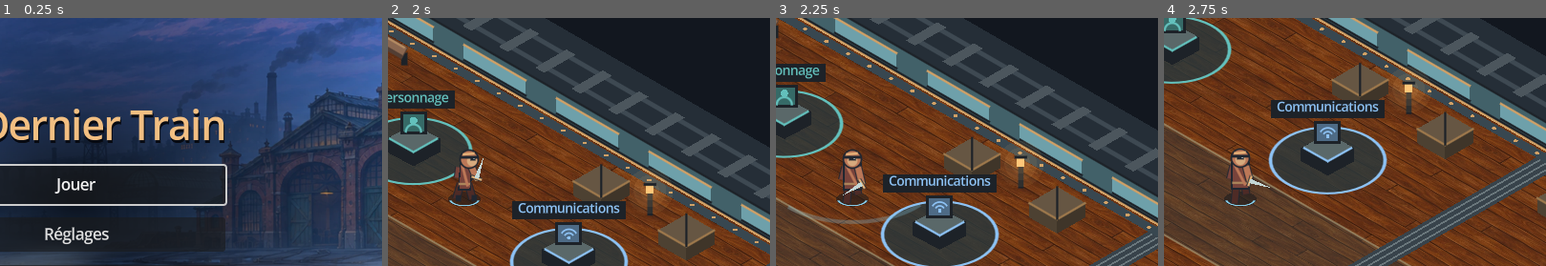
Above: before the commit, frames 1-4 (left to right).
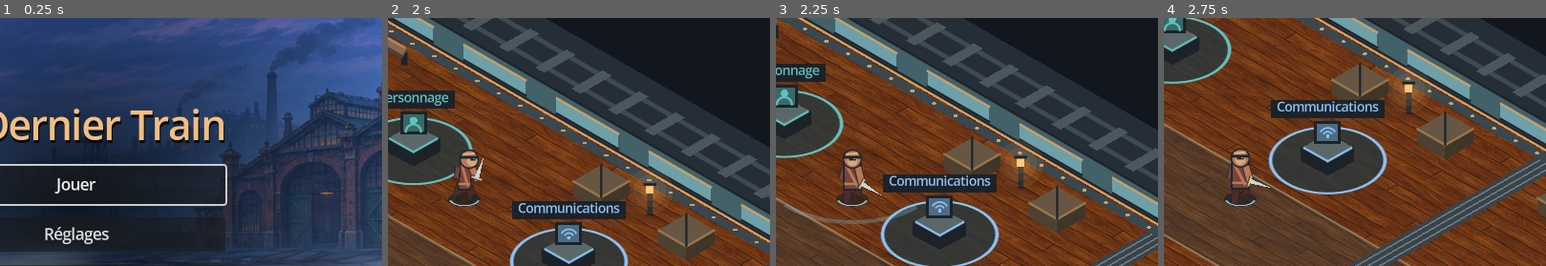
Above: after the commit, the same moments.

Repository: NicolasFerec/le-dernier-train
Game: Godot game, scene res://ui/main_menu.tscn
Same seed, same stepped clock (60 frames per second), same inputs: the game is played once before the commit and once after it. Sound files missing from this copy of the repository are replaced by a short silence.
Inputs (mouse positions are % of the whole screen's width and height, from its top left):
- Up to frame 1 (0.25 s): no input
- Up to frame 2 (2 s): click "Jouer" at 0.5 s; tap Enter (ui_accept) at 1.25, 1.52 s; move the mouse to (72, 45) at 1.27 s; hold D (move_right) from 1.28 s (still down); hold J (attack) from 1.28 s (still down); click (72, 45) at 1.42 s; tap K (heavy_attack) at 1.55 s
- Up to frame 3 (2.25 s): move the mouse to (30, 55) at 2.02 s; release D (move_right) at 2.03 s; release J (attack) at 2.03 s; hold S (move_down) from 2.03 s (still down); tap K (heavy_attack) at 2.1 s
- Up to frame 4 (2.75 s): keep holding S (move_down); tap Enter (ui_accept) at 2.27 s; tap J (attack) at 2.3 s
The pictures show only the part of the screen within x 40-90%, y 13-63%; the shares and areas given below are measured in that part.

Frames 1-2 are identical in both runs. In frame 3, 0.2% of the frame differs, in the area x 2-38%, y 64-77%; in frame 4, nothing differs.

Commit message:
Resolve melee hits as the swing crosses targets

Diff:
--- a/arena/arena.gd
+++ b/arena/arena.gd
@@ -435,12 +435,17 @@
 		return
 	var online := Session.is_online()
 	if not game_paused and not run_finished:
-		if online:
-			for player in players.values():
+		if not online:
+			players[1].movement = _read_movement()
+		for id in players:
+			var player: Node2D = players[id]
+			var previous: float = player.swing_progress()
+			if online:
 				player.step_attack(delta)
-		else:
-			players[1].movement = _read_movement()
-			players[1].step(delta, _movement_bounds())
+			else:
+				player.step(delta, _movement_bounds())
+			if previous < 1.0 and player.hp > 0:
+				_resolve_attack(id, player, previous)
 		for enemy in enemies:
 			enemy.step(delta, players)
 		if room > 0 and _living_players() == 0:
@@ -580,20 +585,19 @@
 		if player.weapon == 1:
 			cue = GameAudio.Cue.HAMMER if player.character == 0 else GameAudio.Cue.DAGGERS
 		_emit_world_sound(cue, player.position)
-		_resolve_attack(id, player, heavy)
-
-
-func _resolve_attack(id: int, player: Node2D, heavy: bool) -> void:
+
+
+func _resolve_attack(id: int, player: Node2D, previous: float) -> void:
 	if room == 0:
 		for index in TrainLobby.DUMMIES.size():
-			if player.can_hit(TrainLobby.DUMMIES[index], 12.0):
+			if player.swept_hit(index, TrainLobby.DUMMIES[index], previous, 12.0):
 				_practice_hit(room_token, index)
 				if Session.is_online() and not multiplayer.get_peers().is_empty():
 					_practice_hit.rpc(room_token, index)
 		return
-	var hit_damage: int = player.damage * (2 if heavy else 1)
+	var hit_damage: int = player.damage * (2 if player.heavy_attack else 1)
 	for enemy in enemies:
-		if enemy.hp > 0 and player.can_hit(enemy.position):
+		if enemy.hp > 0 and player.swept_hit(enemy, enemy.position, previous):
 			var damage := mini(enemy.hp, hit_damage)
 			enemy.hp -= damage
 			run_stats[id].dealt += damage
--- a/player/character_visual.gd
+++ b/player/character_visual.gd
@@ -73,10 +73,10 @@
 		return
 	var direction := (Isometric.GROUND * Vector2(actor.render_facing)).angle()
 	var facing := Vector2.from_angle(snappedf(direction, PI / 4))
-	var attack := clampf((actor.attack_time - actor.attack_delay + actor.SWING_TIME) / actor.SWING_TIME, 0.0, 1.0)
+	var attack := 1.0 - float(actor.swing_progress())
 	var attack_angle: float = actor.attack_direction.angle()
 	var half_angle := acos(actor.SWING_MIN_DOT)
-	var swing_edge := attack_angle + lerpf(half_angle, -half_angle, attack)
+	var swing_edge := attack_angle + float(actor.swing_offset(1.0 - attack))
 	var weapon_facing := (Isometric.GROUND * Vector2(actor.attack_direction)).normalized() if attack > 0 else facing
 	var dashing: bool = actor.render_dash_time > 0
 	var scout: bool = actor.character == 1
@@ -105,7 +105,7 @@
 			var start := Vector2(0, -8 - offset) - facing * 12
 			draw_line(start, start - facing * (30 - offset), Color(team, 0.54), 3, true)
 	if attack > 0:
-		_draw_swing(attack, team, attack_angle - half_angle, swing_edge)
+		_draw_swing(attack, team, attack_angle + half_angle, swing_edge)
 
 	if sprite.visible:
 		return
@@ -181,6 +181,6 @@
 	var points := PackedVector2Array()
 	var origin := Isometric.GROUND * Vector2(actor.attack_origin - actor.render_position) + Vector2(0, -13)
 	for index in range(16):
-		var ray := Vector2.from_angle(lerpf(maxf(start_angle, edge - 1.6), edge, index / 15.0))
+		var ray := Vector2.from_angle(lerpf(minf(start_angle, edge + 1.6), edge, index / 15.0))
 		points.append(origin + Isometric.GROUND * (ray * actor.reach))
 	draw_polyline(points, Color(color, 0.55 * sin(PI * attack)), 4, true)
--- a/player/player.gd
+++ b/player/player.gd
@@ -15,6 +15,8 @@
 var damage := 1
 var attack_delay := 0.36
 var attack_time := 0.0
+var heavy_attack := false
+var attack_hits := {}
 var attack_origin := Vector2.ZERO
 var attack_direction := Vector2.RIGHT
 var previous_position := Vector2.ZERO
@@ -44,14 +46,33 @@
 func start_attack(heavy: bool) -> void:
 	var light_delay := 0.36 if weapon == 0 else (0.58 if character == 0 else 0.23)
 	attack_delay = light_delay * (2.0 if heavy else 1.0)
+	heavy_attack = heavy
+	attack_hits.clear()
 	attack_origin = position
 	attack_direction = facing
 	attack_time = attack_delay
 
 
-func can_hit(point: Vector2, padding := 0.0) -> bool:
+func swing_progress() -> float:
+	return clampf((attack_delay - attack_time) / SWING_TIME, 0.0, 1.0)
+
+
+func swing_offset(progress: float) -> float:
+	var half_angle := acos(SWING_MIN_DOT)
+	return lerpf(half_angle, -half_angle, progress)
+
+
+func swept_hit(target: Variant, point: Vector2, previous: float, padding := 0.0) -> bool:
+	if attack_hits.has(target):
+		return false
 	var offset := point - attack_origin
-	return offset.length() <= reach + padding and attack_direction.dot(offset.normalized()) >= SWING_MIN_DOT
+	if offset.length_squared() > (reach + padding) ** 2:
+		return false
+	var angle := attack_direction.angle_to(offset)
+	if angle > swing_offset(previous) or angle < swing_offset(swing_progress()):
+		return false
+	attack_hits[target] = true
+	return true
 
 
 func step(delta: float, bounds: Rect2) -> void:
Not shown, changed: player/character-sprites.md
